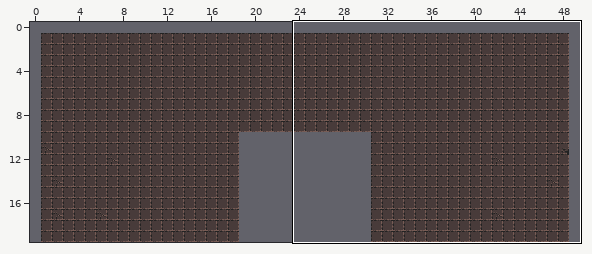
Tiled map, stored at demo_game/assets/tilemaps/1-2.tmx. Above: a wide view before the commit, with the close-up outlined.
Close-up. Old version:
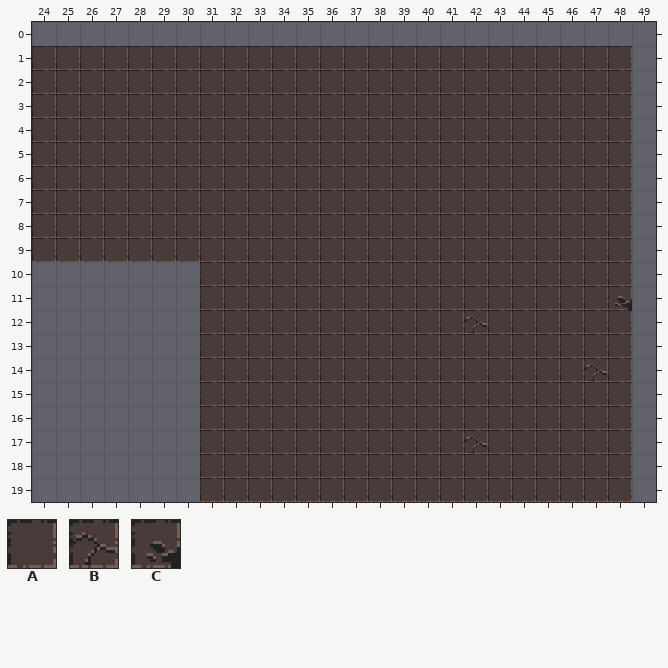
Cells are 16x16 px. Shown: x 24..49, y 0..19. The commit also changed other parts of the map, which this record leaves out.
Key: from "dungeon": A 129, B 130, C 163.
_ is an empty cell.
Layer "ground" before, first column x 24:
 0 __________________________
 1 AAAAAAAAAAAAAAAAAAAAAAAAA_
 2 AAAAAAAAAAAAAAAAAAAAAAAAA_
 3 AAAAAAAAAAAAAAAAAAAAAAAAA_
 4 AAAAAAAAAAAAAAAAAAAAAAAAA_
 5 AAAAAAAAAAAAAAAAAAAAAAAAA_
 6 AAAAAAAAAAAAAAAAAAAAAAAAA_
 7 AAAAAAAAAAAAAAAAAAAAAAAAA_
 8 AAAAAAAAAAAAAAAAAAAAAAAAA_
 9 AAAAAAAAAAAAAAAAAAAAAAAAA_
10 _______AAAAAAAAAAAAAAAAAA_
11 _______AAAAAAAAAAAAAAAAAC_
12 _______AAAAAAAAAAABAAAAAA_
13 _______AAAAAAAAAAAAAAAAAA_
14 _______AAAAAAAAAAAAAAAABA_
15 _______AAAAAAAAAAAAAAAAAA_
16 _______AAAAAAAAAAAAAAAAAA_
17 _______AAAAAAAAAAABAAAAAA_
18 _______AAAAAAAAAAAAAAAAAA_
19 _______AAAAAAAAAAAAAAAAAA_
Now the later version:
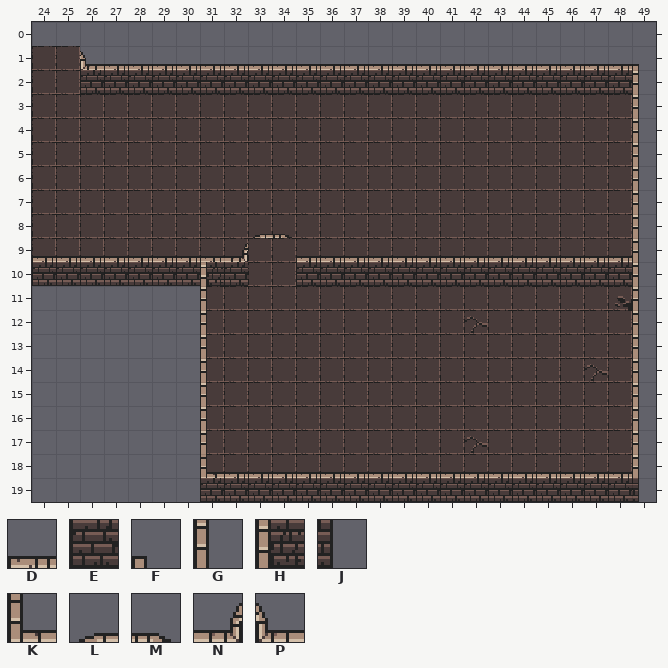
Further tiles: from "dungeon": D 1, E 33, F 225, G 257, H 258, J 289, K 290, L 418, M 419, N 449, P 452.
Tiles of an added or newly shown layer are drawn over the layers below it.
The exact change:
Changed rows in their new state; . is an unchanged cell.
Layer "ground":
first column x 26:
 1 _______________________
Layer "walls" (now shown):
first column x 24:
 1 ..PDDDDDDDDDDDDDDDDDDDDDDF
 2 ..EEEEEEEEEEEEEEEEEEEEEEEG
 3 .........................G
 4 .........................G
 5 .........................G
 6 .........................G
 7 .........................G
 8 .........LM..............G
 9 DDDDDDDDN..DDDDDDDDDDDDDDG
10 EEEEEEEHE..EEEEEEEEEEEEEEG
11 .......G.................G
12 .......G.................G
13 .......G.................G
14 .......G.................G
15 .......G.................G
16 .......G.................G
17 .......G.................G
18 .......KDDDDDDDDDDDDDDDDDG
19 .......EEEEEEEEEEEEEEEEEEJ
Changed places in both close-ups, as pixel boxes (x1, y1, x2, y2):
changed: (32, 46, 639, 502)
